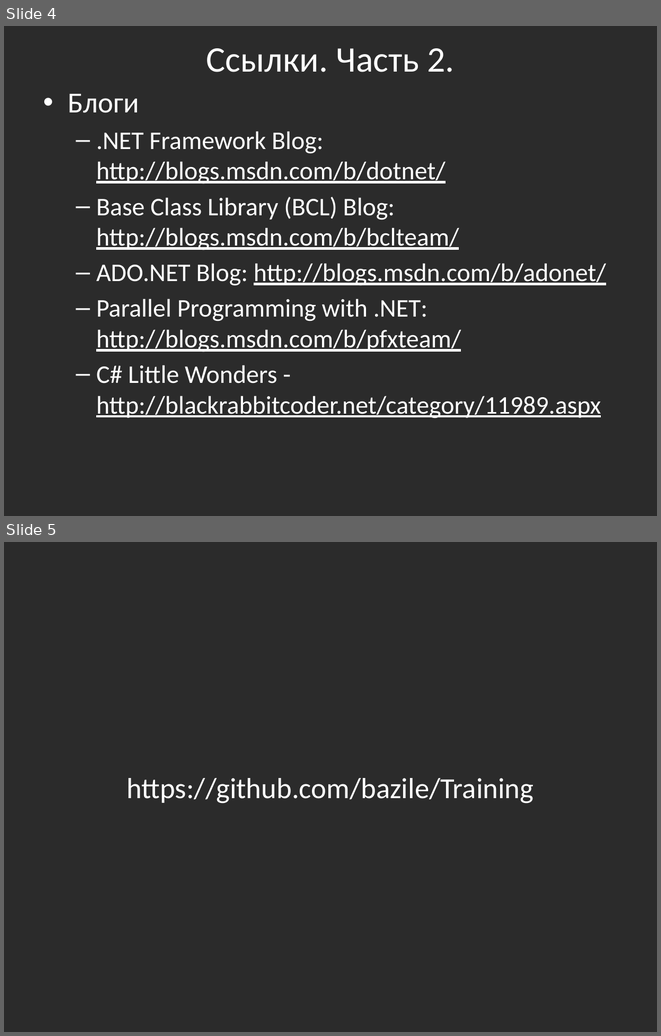
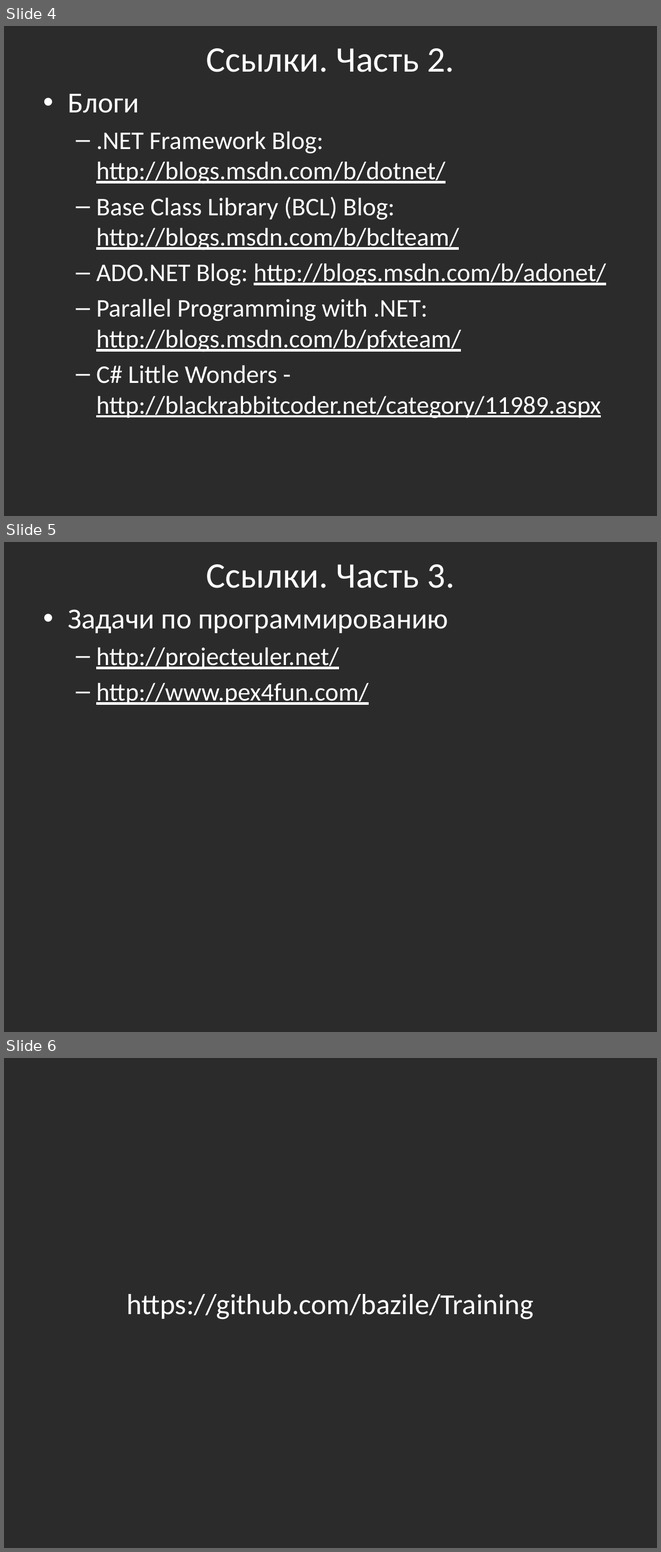
Before and after one commit to bazile/Training, a slide deck: Presentation/lesson-01.pptx. Shown one above the other, each under a label of ours: slides 4 and 5 before the commit, slides 4, 5 and 6 after it. The pictures are 661x1036 and 661x1552 pixels, drawn with LibreOffice and Linux fonts; fonts in the diff are those of the drawing; background and template pictures are left out; a plain dark background stands for a picture behind light text. Boxes give left, top, right and bottom in pixels: in the first picture for what was removed or moved away, otherwise in the second. Text is boxed around its words. In the diff, an @@ line names an element or a change of style, - is before the commit and + after.

```diff
--- a/Presentation/lesson-01.pptx
+++ b/Presentation/lesson-01.pptx
@@ slide 5 added at box(4, 542, 657, 1032), background picture (left out) @@
@@ title added at box(206, 564, 454, 588), 39.6 pt, text #FFFFFF @@
+Ссылки. Часть 3.
@@ text added at box(68, 609, 448, 705), 28 pt, text #FFFFFF, underline @@
+• Задачи по программированию
+  – http://projecteuler.net/
+  – http://www.pex4fun.com/
@@ what was slide 5 is now slide 6 @@
```
Also in this commit, not shown: 1 other file.
